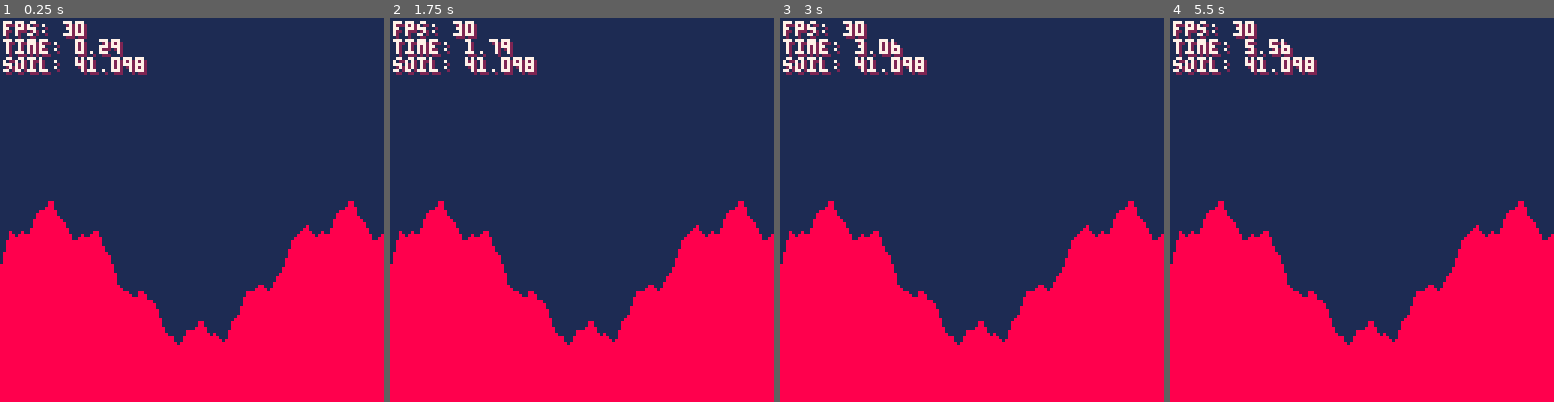
Above: before the commit, frames 1-4 (left to right).
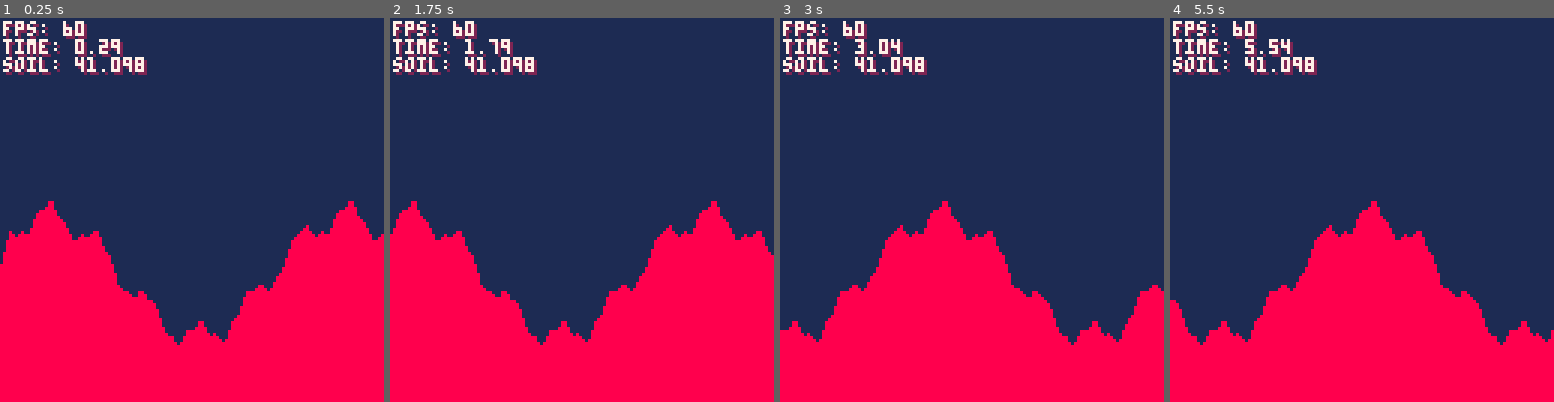
Above: after the commit, the same moments.

Repository: SelfDevTV/pixeltrench
Game: PICO-8 cartridge pixeltrench.p8
Two runs of this game, one before a commit and one after it. Both use one fixed random seed, a clock stepped at 60 frames per second and the inputs below.
Inputs:
- Up to frame 1 (0.25 s): no input
- Up to frame 2 (1.75 s): hold Right from 1.6 s (still down)
- Up to frame 3 (3 s): release Right at 2.1 s; hold Right from 2.47 s (still down)
- Up to frame 4 (5.5 s): release Right at 3.03 s; hold Left 3.08-3.58 s; hold Right 4.02-4.68 s; hold Left from 5.08 s (still down)

The runs differ from the first frame. In frame 1, less than 0.1% of the frame differs, in the area x 16-20%, y 0-4%; in frame 2, 6.1%; in frame 3, 20%; in frame 4, 21%, in the area x 0-100%, y 0-86%.

Commit message:
camera panning

Diff:
--- a/pixeltrench.p8
+++ b/pixeltrench.p8
@@ -9,10 +9,12 @@
 	min_h = 60, max_h = 110,
 	slope_limit = 4,
 	target_coverage_pct = 50,
-	seed = 1
+	seed = 1,
+	cam_speed = 1
 }
 
 lastSoilPct = 0
+cam = { x = 0, y = 0}
 
 dbg_fns = {
 	fps = function() return stat(7) end, -- eigener fps-counter
@@ -171,8 +173,14 @@
 	lastSoilPct = soil_coverage_pct()
 end
 
-function _update()
+function _update60()
 	-- Check for debug keys (G and D)
+	if btn(0) then
+		pancam(-1, 0)
+	end
+	if btn(1) then
+		pancam(1, 0)
+	end
 	if stat(30) then
 		-- A keypress is available
 		local key = stat(31) -- Get the pressed key
@@ -194,13 +202,21 @@
 end
 
 function drawmap()
-	for x = 0, cfg.world_w do
+	for x = cam.x, cam.x + 128 do
 		-- scanline
 		local lines = terrain[x + 1]
 		for sl in all(lines) do
 			line(x, sl[1], x, sl[2] - 1, 8)
 		end
 	end
+end
+
+function pancam(x, y)
+
+	cam.x += x * cfg.cam_speed
+	cam.y += y * cfg.cam_speed
+	cam.x = clamp(cam.x, 0, 128)
+	cam.y = clamp(cam.y, 0, 128)
 end
 
 function drawdebug()
@@ -217,9 +233,10 @@
 end
 
 function _draw()
-	camera(0, 0)
+	camera(cam.x, cam.y)
 	cls(cfg.bg_col)
 	drawmap()
+	camera()
 	if cfg.debug then
 		drawdebug()
 	end
